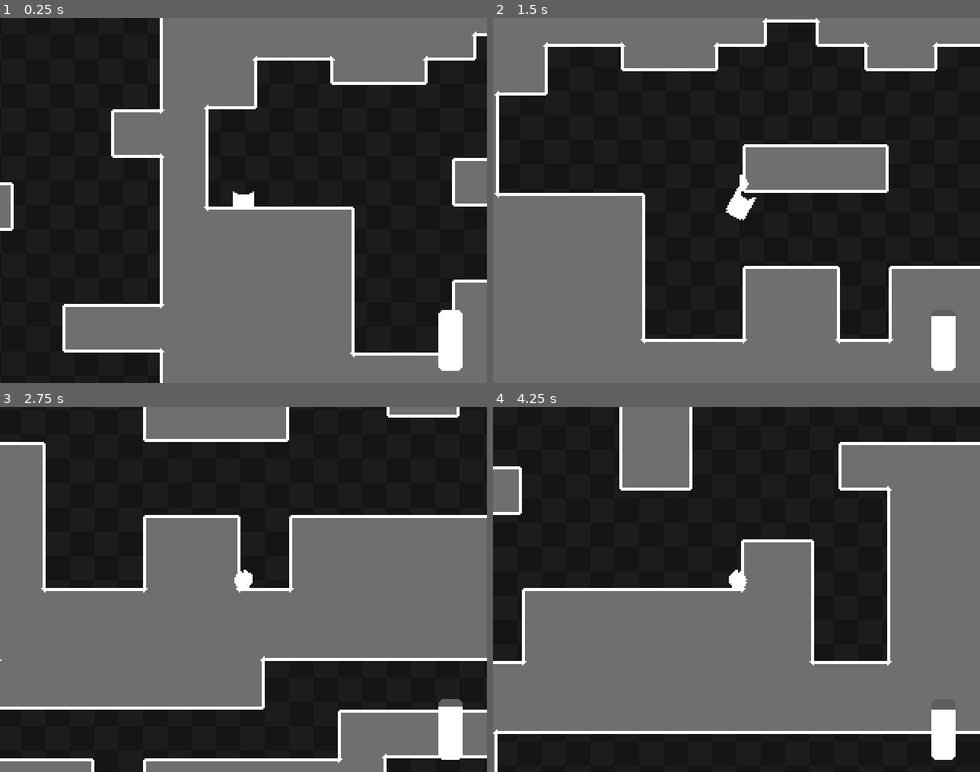
Above: before the commit, frames 1-4 (two rows, left to right).
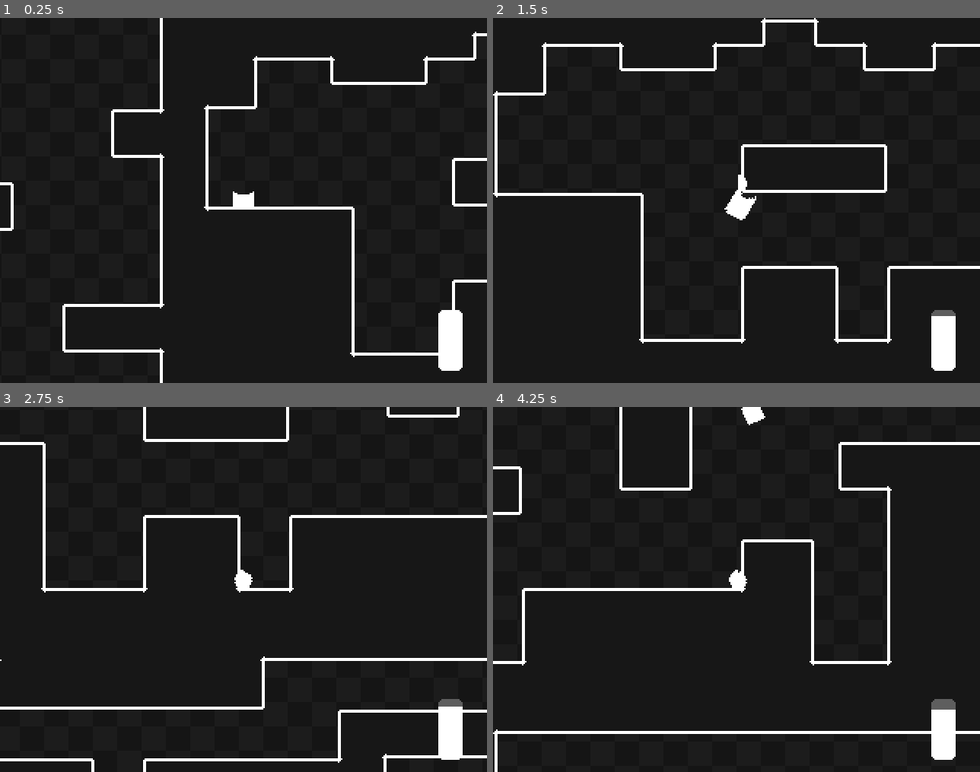
Above: after the commit, the same moments.

Repository: deltea/Gravity
Game: Godot game, scene res://main.tscn
Same seed, same stepped clock (60 frames per second), same inputs: the game is played once before the commit and once after it.
Inputs:
- Up to frame 1 (0.25 s): no input
- Up to frame 2 (1.5 s): hold D (right) from 0.53 s (still down); tap Shift (fly) at 0.6, 1.35 s; tap Space (jump) at 0.77 s
- Up to frame 3 (2.75 s): tap Space (jump) at 1.52 s; release D (right) at 2.03 s; hold A (left) from 2.03 s (still down); tap Shift (fly) at 2.1 s
- Up to frame 4 (4.25 s): release A (left) at 2.78 s; hold D (right) from 2.78 s (still down); tap Shift (fly) at 2.85, 3.6 s; tap Space (jump) at 3.02, 3.77 s

The runs differ from the first frame. In frame 1, 39% of the frame differs, in the area x 0-100%, y 0-100%; in frame 2, 44%; in frame 3, 49%; in frame 4, 48%.

Commit message:
🥵 better stamina regen and refills

Diff:
--- a/main.tscn
+++ b/main.tscn
@@ -1,9 +1,10 @@
-[gd_scene load_steps=7 format=3 uid="uid://di2y6kfmakfxa"]
+[gd_scene load_steps=8 format=3 uid="uid://di2y6kfmakfxa"]
 
 [ext_resource type="Texture2D" uid="uid://cr7cr36w0ji06" path="res://assets/background.png" id="1_t1c3w"]
 [ext_resource type="PackedScene" uid="uid://o63hvo6vk6iw" path="res://player.tscn" id="1_v8rmo"]
 [ext_resource type="Texture2D" uid="uid://b0510blj75742" path="res://assets/stamina-bar.png" id="2_bunqf"]
 [ext_resource type="Texture2D" uid="uid://clr5ypybtun8g" path="res://assets/tileset.png" id="2_kqmtn"]
+[ext_resource type="PackedScene" uid="uid://bejvcspusjgu1" path="res://refill.tscn" id="5_dhpsl"]
 
 [sub_resource type="TileSetAtlasSource" id="TileSetAtlasSource_5mqcb"]
 texture = ExtResource("2_kqmtn")
@@ -618,3 +619,6 @@
 [node name="Player" parent="World" node_paths=PackedStringArray("stamina_bar") instance=ExtResource("1_v8rmo")]
 position = Vector2(39, 110)
 stamina_bar = NodePath("../../CanvasLayer/Stamina")
+
+[node name="Refill" parent="World" instance=ExtResource("5_dhpsl")]
+position = Vector2(424, 56)
--- a/player.gd
+++ b/player.gd
@@ -26,6 +26,7 @@
 @export var squash_stretch_smoothing = 4
 @export var run_rotation_degrees = 30
 @export var rotation_smoothing = 1000
+@export var stamina_bar_smoothing = 200
 
 @onready var sprite := $Sprite
 @onready var trail := $Trail
@@ -43,11 +44,13 @@
 func _ready():
 	Globals.player = self
 	original_texture = sprite.texture
-	update_stamina(0, 0)
+	update_stamina(0)
 
 func _process(delta: float) -> void:
 	sprite.scale = sprite.scale.move_toward(original_scale, squash_stretch_smoothing * delta)
 	sprite.rotation_degrees = move_toward(sprite.rotation_degrees, run_rotation + double_jump_rotation, rotation_smoothing * delta)
+
+	stamina_bar.value = move_toward(stamina_bar.value, stamina, stamina_bar_smoothing * delta)
 
 func _physics_process(delta: float) -> void:
 	match state:
@@ -100,10 +103,13 @@
 	else:
 		velocity = velocity.move_toward(Vector2.ZERO, deceleration * delta)
 
+	if input:
+		update_stamina(-stamina_cost, delta)
+	else:
+		update_stamina(stamina_regen, delta)
+
 	if Input.is_action_just_pressed("fly"):
 		end_fly()
-
-	update_stamina(-stamina_cost, delta)
 
 	move_and_slide()
 
@@ -123,10 +129,14 @@
 	run_collider.disabled = false
 	sprite.scale = Vector2.ONE * fly_transition_scale
 
-func update_stamina(value: float, delta: float):
+func update_stamina(value: float, delta: float = 1):
 	stamina += value * delta
 	stamina = clampf(stamina, 0, 100)
-	stamina_bar.value = stamina
 
 	if stamina <= 0:
 		end_fly()
+
+func _on_item_area_area_entered(area: Area2D) -> void:
+	if area is Refill:
+		area.on_collect()
+		update_stamina(100)
--- a/player.tscn
+++ b/player.tscn
@@ -6,14 +6,17 @@
 [ext_resource type="PackedScene" uid="uid://bqkfbf7544rt" path="res://trail.tscn" id="3_r48iw"]
 
 [sub_resource type="RectangleShape2D" id="RectangleShape2D_xck2d"]
-size = Vector2(10, 8)
+size = Vector2(8, 8)
 
 [sub_resource type="CircleShape2D" id="CircleShape2D_dn35j"]
 radius = 2.0
 
+[sub_resource type="CircleShape2D" id="CircleShape2D_x5htf"]
+radius = 20.0
+
 [node name="Player" type="CharacterBody2D"]
 collision_layer = 2
-collision_mask = 15
+collision_mask = 3
 floor_constant_speed = true
 script = ExtResource("1_in1dq")
 fly_texture = ExtResource("2_c5hv1")
@@ -39,3 +42,13 @@
 [node name="Trail" parent="." instance=ExtResource("3_r48iw")]
 position = Vector2(0, -7)
 width = 12.0
+
+[node name="ItemArea" type="Area2D" parent="."]
+collision_layer = 0
+collision_mask = 4
+
+[node name="CollisionShape" type="CollisionShape2D" parent="ItemArea"]
+position = Vector2(0, -5)
+shape = SubResource("CircleShape2D_x5htf")
+
+[connection signal="area_entered" from="ItemArea" to="." method="_on_item_area_area_entered"]
--- a/project.godot
+++ b/project.godot
@@ -72,7 +72,6 @@
 2d_physics/layer_1="World"
 2d_physics/layer_2="Characters"
 2d_physics/layer_3="Items"
-2d_physics/layer_4="Dashable"
 
 [rendering]
 
--- /dev/null
+++ b/refill.gd
@@ -0,0 +1,20 @@
+extends Area2D
+class_name Refill
+
+@export var spin_speed = 100
+@export var float_magnitude = 5
+@export var float_speed = 0.005
+
+var original_pos
+
+func _ready() -> void:
+	original_pos = position
+
+func _process(delta: float) -> void:
+	var pos = Vector2.UP * sin(Time.get_ticks_msec() * float_speed) * float_magnitude
+	position = original_pos + pos
+
+	rotation_degrees += spin_speed * delta
+
+func on_collect():
+	queue_free()
--- /dev/null
+++ b/refill.tscn
@@ -0,0 +1,18 @@
+[gd_scene load_steps=4 format=3 uid="uid://bejvcspusjgu1"]
+
+[ext_resource type="Script" path="res://refill.gd" id="1_frt73"]
+[ext_resource type="Texture2D" uid="uid://chn7kd6b24shu" path="res://assets/refill.png" id="1_mthvj"]
+
+[sub_resource type="RectangleShape2D" id="RectangleShape2D_ls4cn"]
+size = Vector2(12, 12)
+
+[node name="Refill" type="Area2D"]
+collision_layer = 4
+collision_mask = 0
+script = ExtResource("1_frt73")
+
+[node name="Sprite" type="Sprite2D" parent="."]
+texture = ExtResource("1_mthvj")
+
+[node name="CollisionShape" type="CollisionShape2D" parent="."]
+shape = SubResource("RectangleShape2D_ls4cn")
Binary file added: assets/refill.png
Not shown, added: assets/refill.png.import
Binary file changed: assets/tileset.png
Not shown: 1 places in player.tscn that only renumber resources
